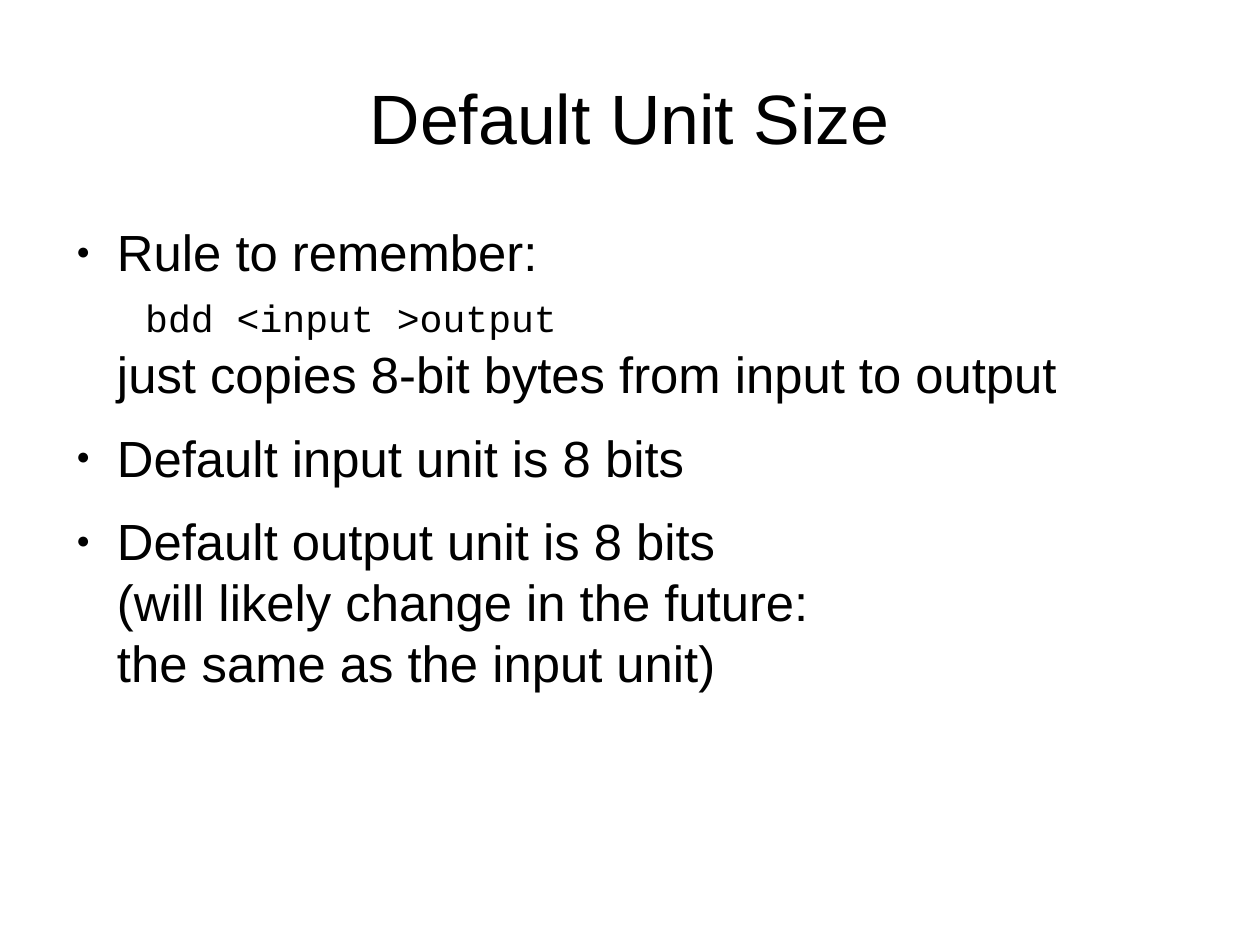
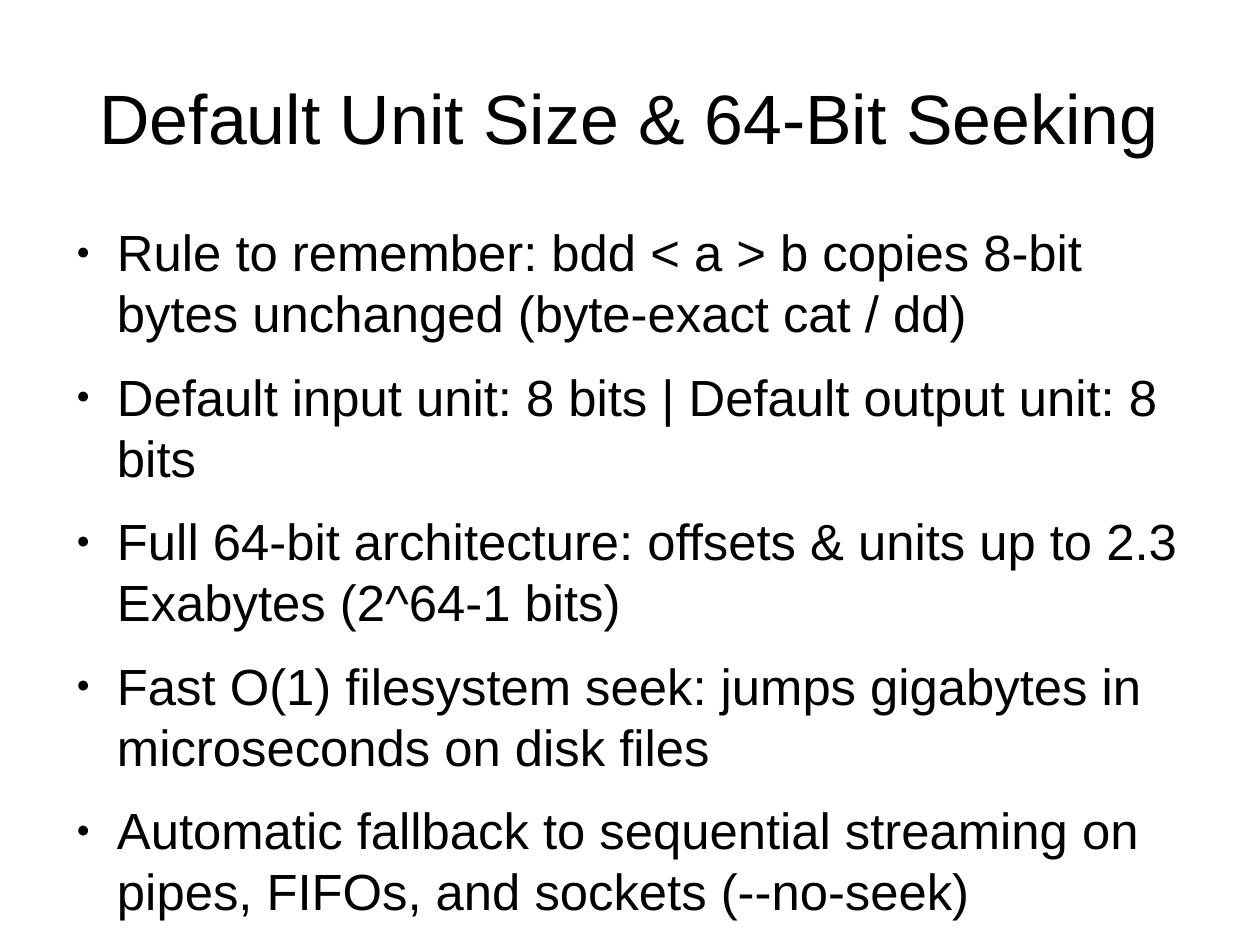
Before and after one commit to e-t-u/bdd, a slide deck: slide 7 of docs/Presentation.odp. Drawn at 1260x945 pixels with LibreOffice and Linux fonts; fonts in the diff are those of the drawing. Boxes give left, top, right and bottom in pixels: in the first picture for what was removed or moved away, otherwise in the second. Text is boxed around its words. In the diff, an @@ line names an element or a change of style, - is before the commit and + after.

```diff
--- a/docs/Presentation.odp
+++ b/docs/Presentation.odp
@@ title at (100,93,1158,157): text changed @@
-Default Unit Size
+Default Unit Size & 64-Bit Seeking
@@ text at (117,234,1177,860): text changed @@
-● Rule to remember:
-  bdd <input >output
-  just copies 8-bit bytes from input to output
-● Default input unit is 8 bits
-● Default output unit is 8 bits
-  (will likely change in the future:
-  the same as the input unit)
+● Rule to remember: bdd < a > b copies 8-bit bytes unchanged (byte-exact cat / dd)
+● Default input unit: 8 bits | Default output unit: 8 bits
+● Full 64-bit architecture: offsets & units up to 2.3 Exabytes (2^64-1 bits)
+● Fast O(1) filesystem seek: jumps gigabytes in microseconds on disk files
+● Automatic fallback to sequential streaming on pipes, FIFOs, and sockets (--no-seek)
```
Also in this commit, not shown: 8 other slides changed, 5 slides added, 2 slides removed, 2 other files.
